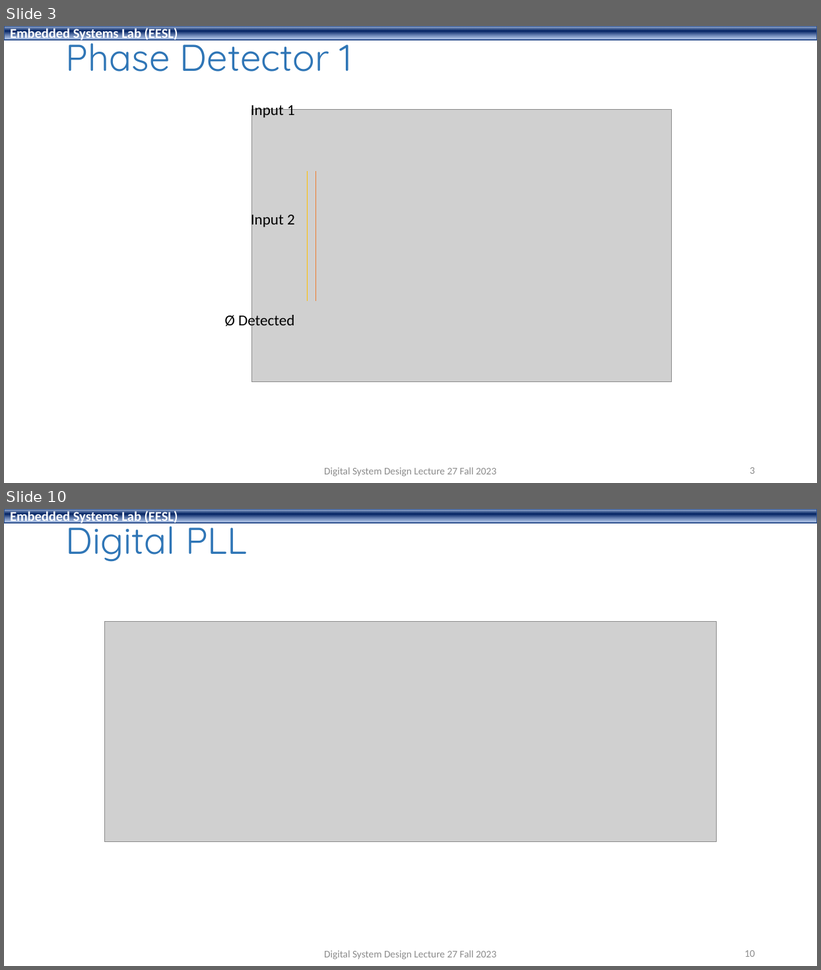
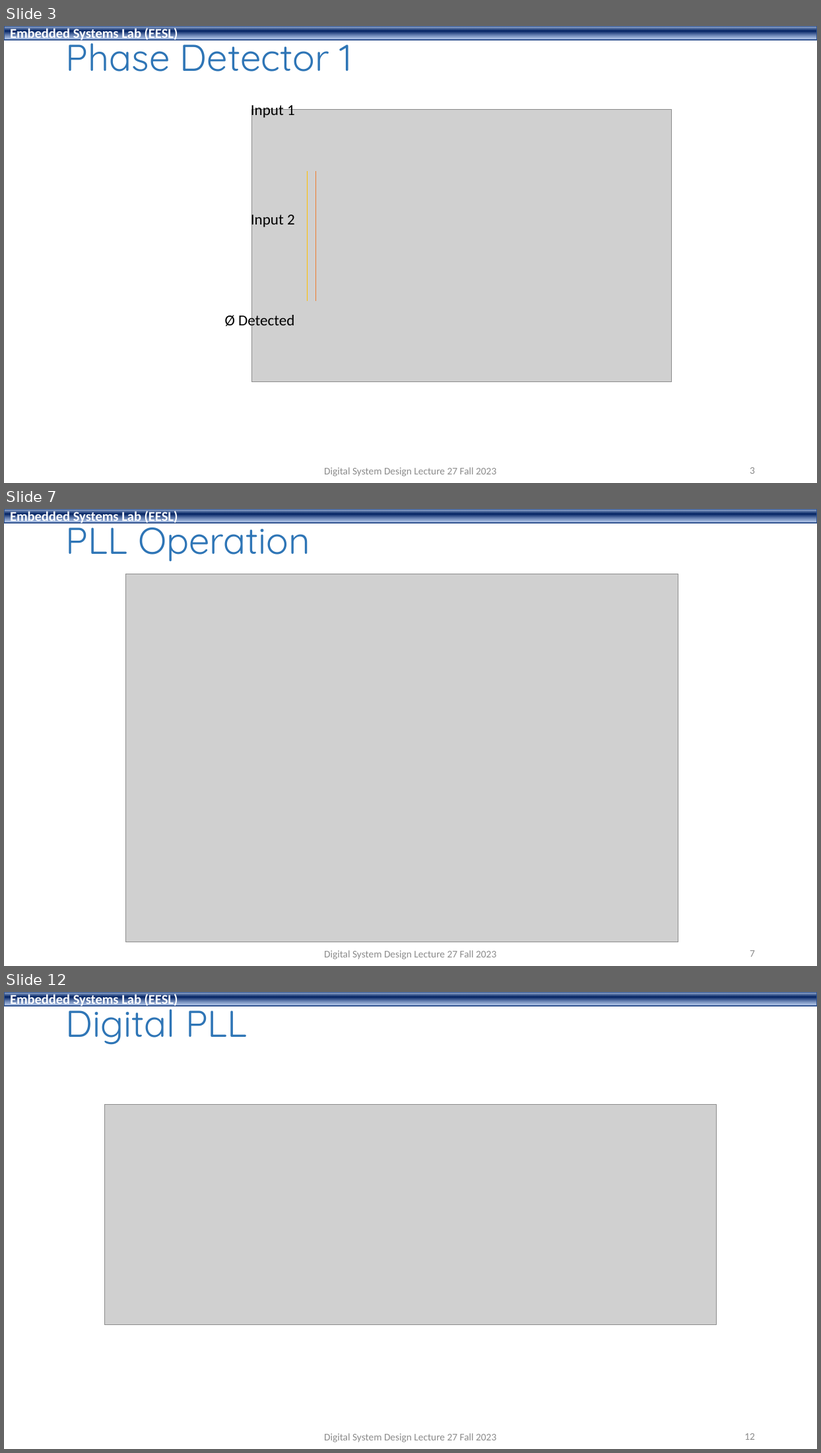
Before and after one commit to shahidmasud/shahidmasud.github.io, a slide deck: DSD_Lec27_Fall2023.ppsx. Shown one above the other, each under a label of ours: slides 3 and 10 before the commit, slides 3, 7 and 12 after it; the slides between them are not shown. The pictures are 821x970 and 821x1453 pixels, drawn with LibreOffice and Linux fonts; fonts in the diff are those of the drawing; grey boxes stand for pictures; background and template pictures are left out. Boxes give left, top, right and bottom in pixels: in the first picture for what was removed or moved away, otherwise in the second. Text is boxed around its words. In the diff, an @@ line names an element or a change of style, - is before the commit and + after.

```diff
--- a/DSD_Lec27_Fall2023.ppsx
+++ b/DSD_Lec27_Fall2023.ppsx
@@ slide 7 added at box(4, 509, 817, 966), background #FFFFFF; not listed: 1 template element that a slide beside it also shows @@
@@ title added at box(66, 515, 310, 562), 44 pt, text #2E75B6 @@
+PLL Operation
@@ picture added at box(126, 574, 679, 942) @@
@@ text added at box(324, 951, 496, 960), 12 pt, text #8C8C8C @@
+Digital System Design Lecture 27 Fall 2023
@@ page number added at box(750, 951, 755, 957), 12 pt, text #8C8C8C @@
+7
@@ what was slide 10 is now slide 12 @@
@@ page number at box(745, 1434, 755, 1440): text changed @@
-10
+12
```
Also in this commit, not shown: 15 slides changed, 1 other slide added, 1 other file.
